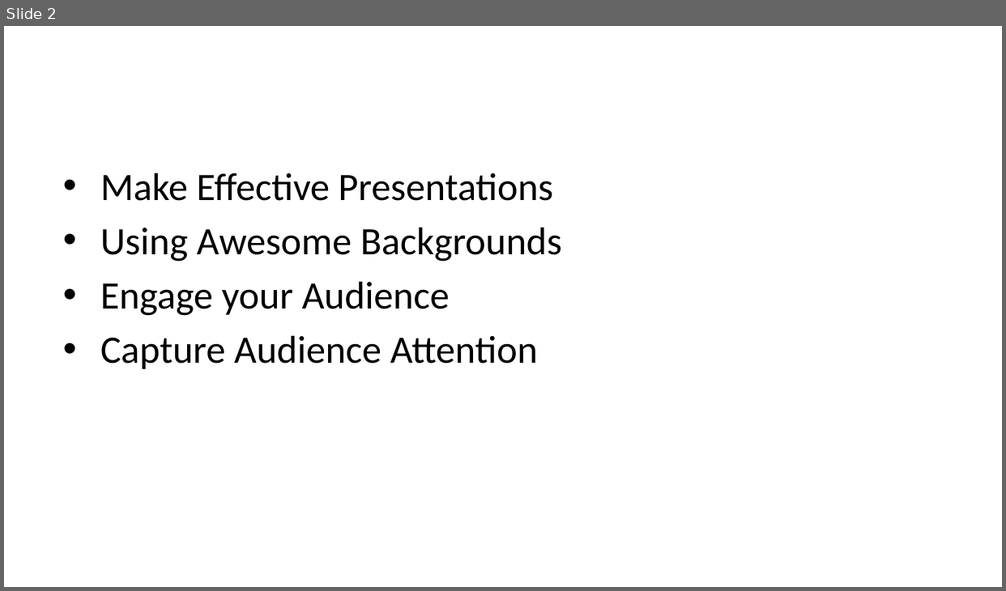
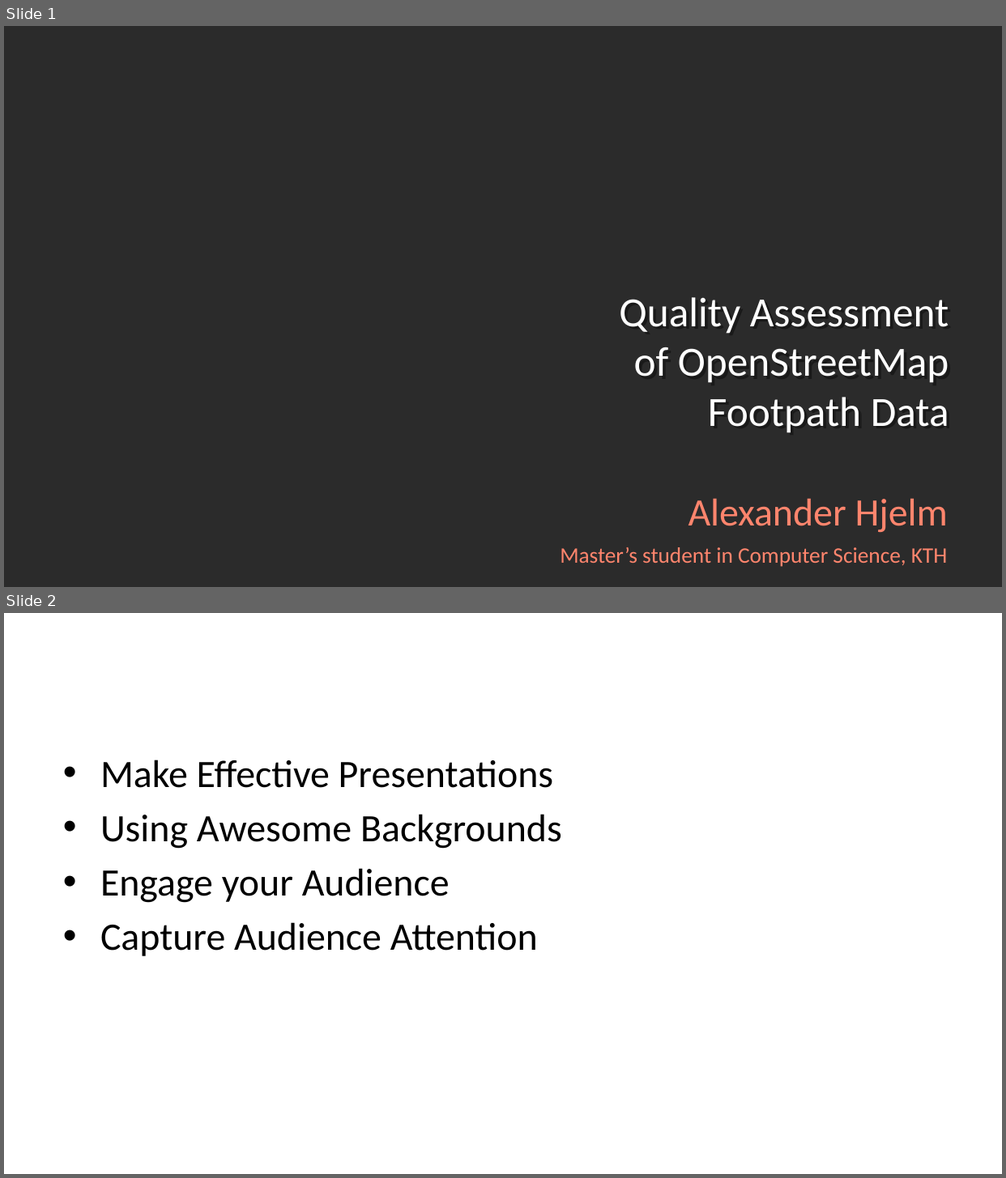
Before and after one commit to Alexander-Hjelm/footpath-planning, a slide deck: presentation/presentation.odp. Shown one above the other, each under a label of ours: slide 2 before the commit, slides 1 and 2 after it. The pictures are 1006x591 and 1006x1178 pixels, drawn with LibreOffice and Linux fonts; fonts in the diff are those of the drawing; background and template pictures are left out; a plain dark background stands for a picture behind light text. Boxes give left, top, right and bottom in pixels: in the first picture for what was removed or moved away, otherwise in the second. Text is boxed around its words. In the diff, an @@ line names an element or a change of style, - is before the commit and + after.

Commit message:
Title page, presentation

```diff
--- a/presentation/presentation.odp
+++ b/presentation/presentation.odp
@@ slide 1 added at box(4, 26, 1002, 587), background picture (left out) @@
@@ title added at box(619, 297, 949, 433), 30 pt, text #FFFFFF @@
+Quality Assessment
+of OpenStreetMap
+Footpath Data
@@ subtitle added at box(560, 498, 948, 567), 16 pt, text #FF856D @@
+Alexander Hjelm
+Master’s student in Computer Science, KTH
```
Also in this commit, not shown: 1 slide removed, 1 other file.
